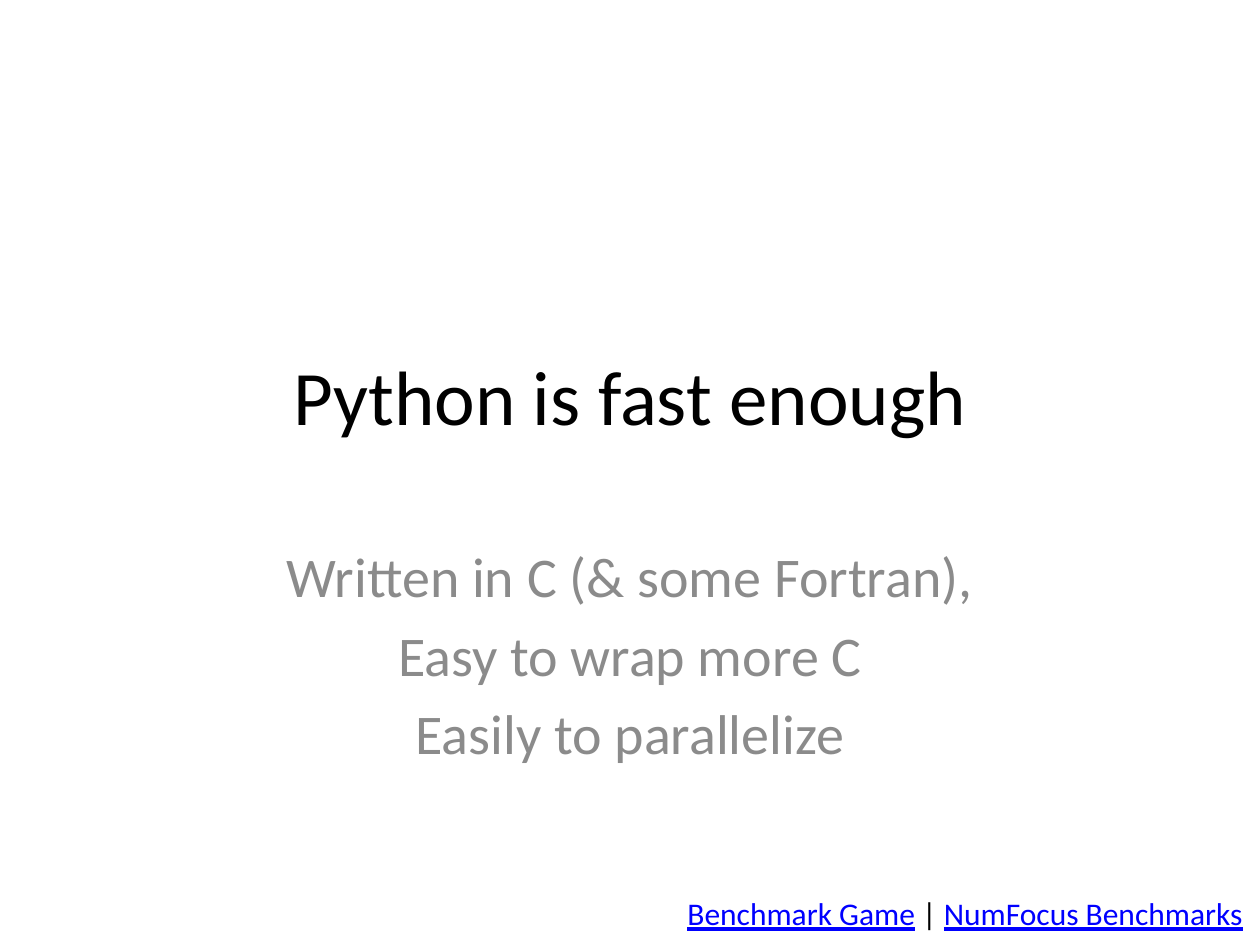
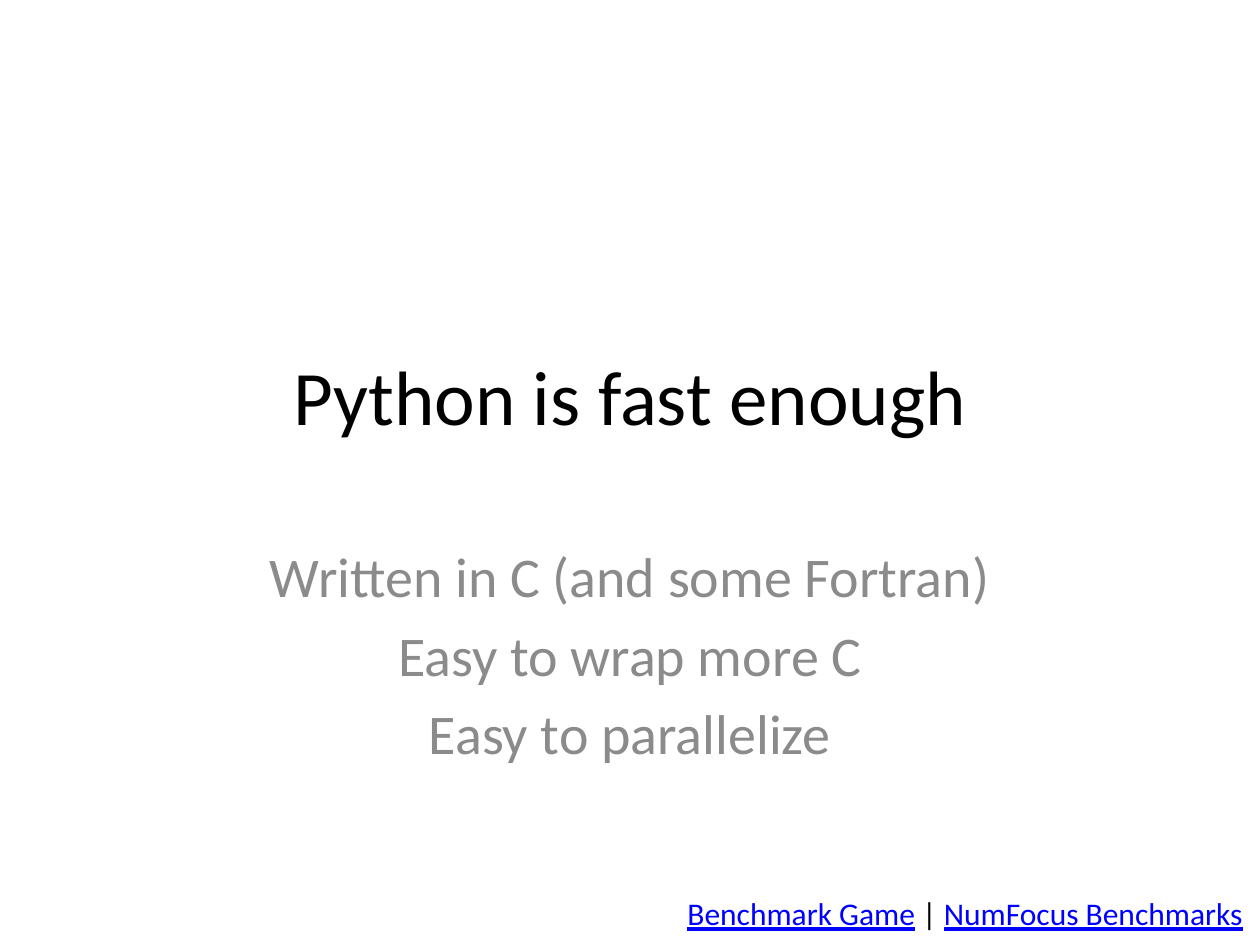
Before and after one commit to yoavram/Py4Eng, a slide deck: slide 28 of docs/Introduction to Python.pptx (slide 29 before the commit). Drawn at 1260x945 pixels with LibreOffice and Linux fonts; fonts in the diff are those of the drawing. Boxes give left, top, right and bottom in pixels: in the first picture for what was removed or moved away, otherwise in the second. Text is boxed around its words. In the diff, an @@ line names an element or a change of style, - is before the commit and + after.

```diff
--- a/docs/Introduction to Python.pptx
+++ b/docs/Introduction to Python.pptx
@@ subtitle at (x1=270, y1=556, x2=989, y2=605): text changed @@
-Written in C (& some Fortran),
+Written in C (and some Fortran)
@@ subtitle at (x1=429, y1=715, x2=830, y2=763): text changed @@
-Easily to parallelize
+Easy to parallelize
```
Also in this commit, not shown: 24 other slides changed.
